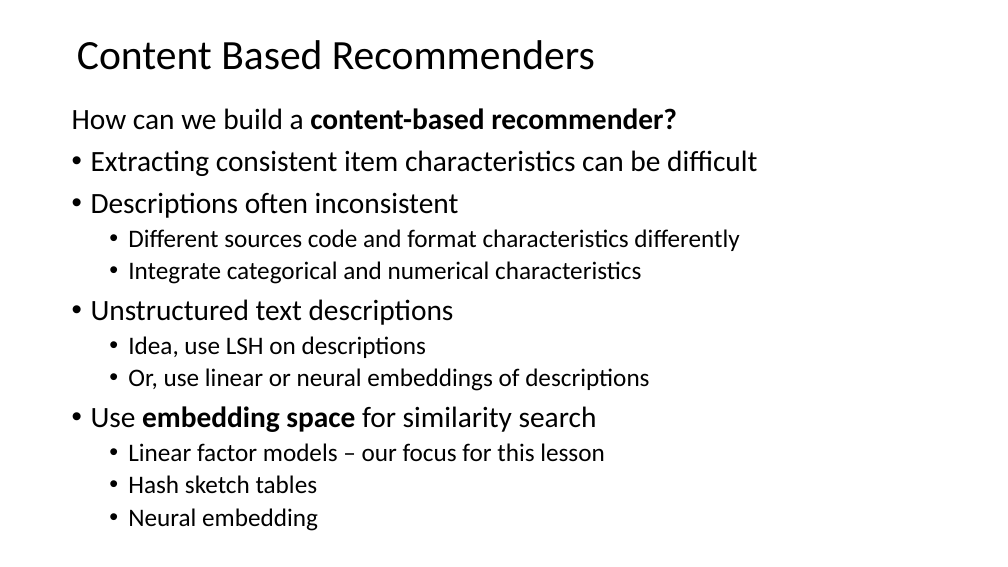
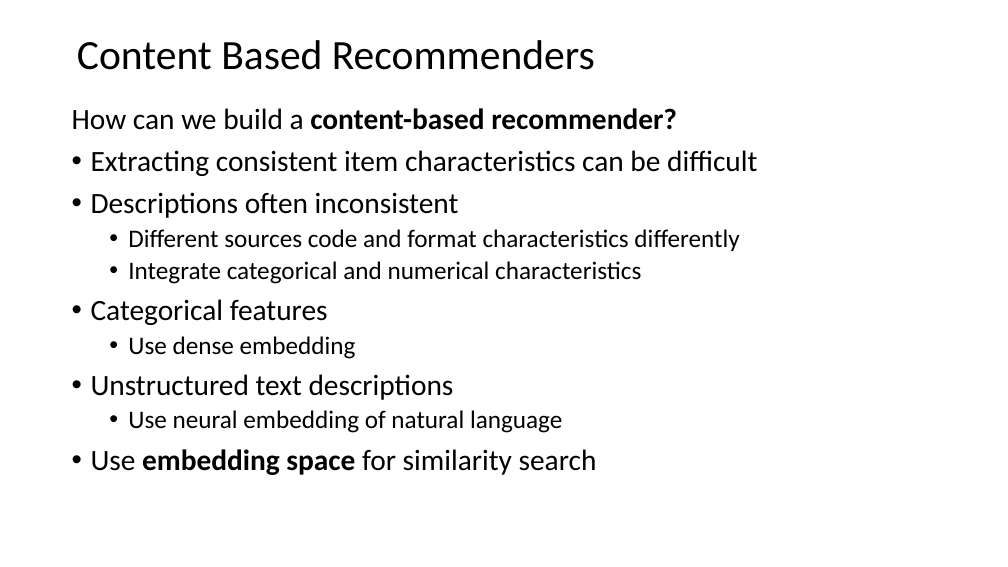
Before and after one commit to harelgabainew/school1, a slide deck: slide 39 of slides/8_RecommenderSystems.pptx (slide 34 before the commit). Drawn at 1008x567 pixels with LibreOffice and Linux fonts; fonts in the diff are those of the drawing. Boxes give left, top, right and bottom in pixels: in the first picture for what was removed or moved away, otherwise in the second. Text is boxed around its words. In the diff, an @@ line names an element or a change of style, - is before the commit and + after.

```diff
--- a/slides/8_RecommenderSystems.pptx
+++ b/slides/8_RecommenderSystems.pptx
@@ text at (x1=91, y1=299, x2=356, y2=359): paragraphs added @@
+• Categorical features
+  • Use dense embedding
@@ text at (x1=128, y1=410, x2=562, y2=433): text changed @@
-  • Idea, use LSH on descriptions
-  • Or, use linear or neural embeddings of descriptions
+  • Use neural embedding of natural language
@@ text at (x1=128, y1=443, x2=605, y2=531): paragraphs removed @@
-  • Linear factor models – our focus for this lesson
-  • Hash sketch tables
-  • Neural embedding
```
Also in this commit, not shown: 43 other slides changed, 8 slides added.
